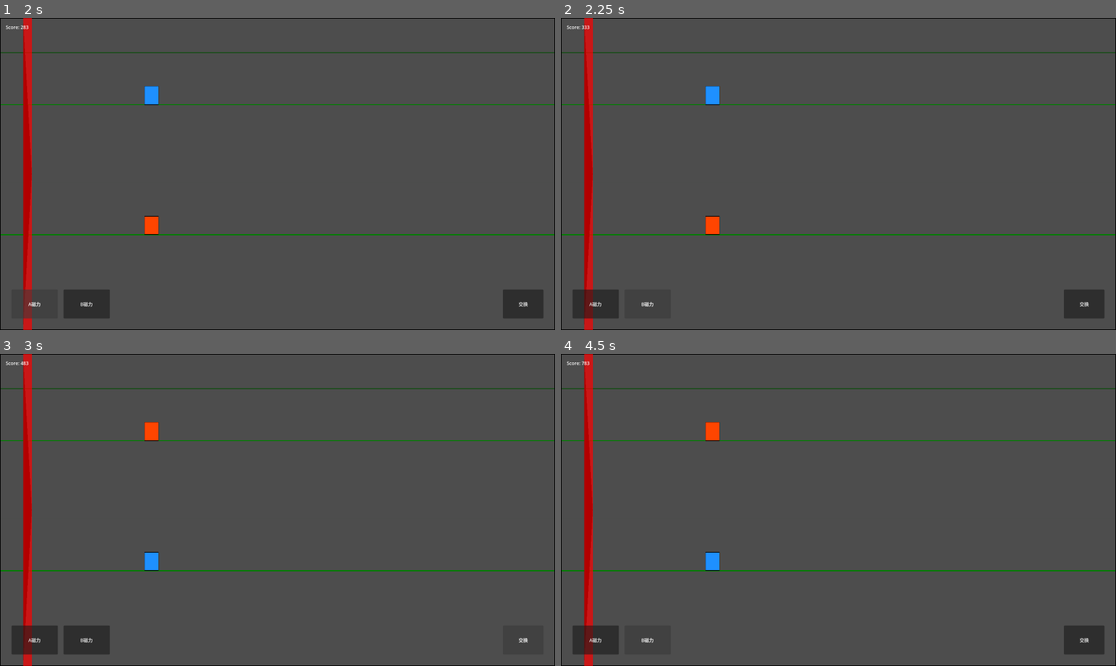
Above: before the commit, frames 1-4 (two rows, left to right).
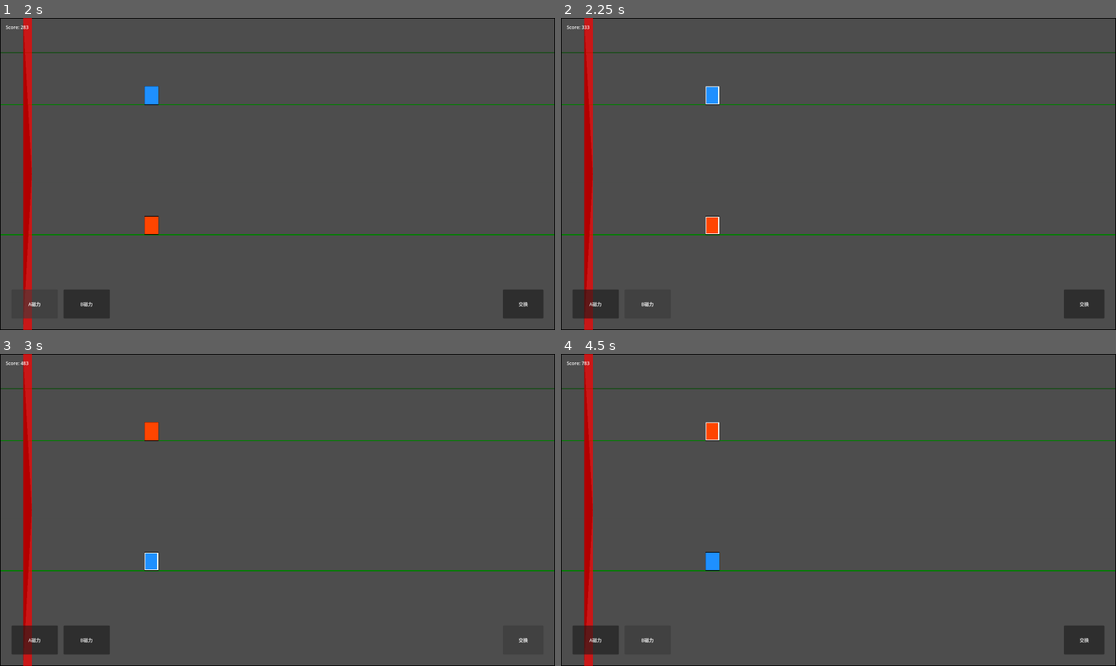
Above: after the commit, the same moments.

Repository: GeorgeMee/Magnetix
Game: Godot game, scene res://src/scenes/ui/start_menu.tscn
The game is run twice, just before and just after one commit, with the same random seed, the same clock (stepped at 60 frames per second) and the same inputs.
Inputs:
- Up to frame 1 (2 s): click "开始游戏" at 0.5 s; click "A磁力" at 1.25 s
- Up to frame 2 (2.25 s): click "B磁力" at 2 s
- Up to frame 3 (3 s): click "交换" at 2.75 s
- Up to frame 4 (4.5 s): click "A磁力" at 3.5 s; click "B磁力" at 4.25 s

Frame 1 is identical in both runs. In frame 2, less than 0.1% of the frame differs, in the area x 26-29%, y 21-70%; in frame 3, less than 0.1%; in frame 4, less than 0.1%.

Commit message:
Change magnetism to toggle mode + visual feedback

Diff:
--- a/src/scripts/game/character.gd
+++ b/src/scripts/game/character.gd
@@ -48,6 +48,8 @@
 	if current_surface == Surface.CEILING:
 		color = color.lightened(0.3)
 	draw_rect(Rect2(Vector2.ZERO, Vector2(CHAR_WIDTH, CHAR_HEIGHT)), color)
+	if magnetism_active:
+		draw_rect(Rect2(Vector2(2, 2), Vector2(CHAR_WIDTH - 4, CHAR_HEIGHT - 4)), Color.WHITE, false, 3.0)
 	draw_rect(Rect2(Vector2.ZERO, Vector2(CHAR_WIDTH, CHAR_HEIGHT)), Color.BLACK, false, 2.0)
 
 func _setup_lane_positions() -> void:
@@ -124,11 +126,8 @@
 		current_surface = Surface.FLOOR
 		physics_body.velocity.y = 0
 
-func activate_magnetism() -> void:
-	magnetism_active = true
-
-func deactivate_magnetism() -> void:
-	magnetism_active = false
+func toggle_magnetism() -> void:
+	magnetism_active = not magnetism_active
 
 func swap_lane() -> void:
 	lane = Lane.BOTTOM if lane == Lane.TOP else Lane.TOP
--- a/src/scripts/game/input_manager.gd
+++ b/src/scripts/game/input_manager.gd
@@ -1,14 +1,9 @@
 class_name InputManager
 extends Node
 
-signal magnetism_a_pressed
-signal magnetism_a_released
-signal magnetism_b_pressed
-signal magnetism_b_released
+signal magnetism_a_toggled
+signal magnetism_b_toggled
 signal swap_pressed
-
-var magnetism_a_held : bool = false
-var magnetism_b_held : bool = false
 
 func _ready() -> void:
 	set_process_input(true)
@@ -18,18 +13,10 @@
 		return
 
 	if event.is_action_pressed("magnetism_a"):
-		magnetism_a_held = true
-		magnetism_a_pressed.emit()
-	elif event.is_action_released("magnetism_a"):
-		magnetism_a_held = false
-		magnetism_a_released.emit()
+		magnetism_a_toggled.emit()
 
 	if event.is_action_pressed("magnetism_b"):
-		magnetism_b_held = true
-		magnetism_b_pressed.emit()
-	elif event.is_action_released("magnetism_b"):
-		magnetism_b_held = false
-		magnetism_b_released.emit()
+		magnetism_b_toggled.emit()
 
 	if event.is_action_pressed("swap"):
 		swap_pressed.emit()
--- a/src/scripts/game/main.gd
+++ b/src/scripts/game/main.gd
@@ -38,16 +38,12 @@
 	add_child(character_b)
 
 func _connect_input() -> void:
-	input_manager.magnetism_a_pressed.connect(character_a.activate_magnetism)
-	input_manager.magnetism_a_released.connect(character_a.deactivate_magnetism)
-	input_manager.magnetism_b_pressed.connect(character_b.activate_magnetism)
-	input_manager.magnetism_b_released.connect(character_b.deactivate_magnetism)
+	input_manager.magnetism_a_toggled.connect(character_a.toggle_magnetism)
+	input_manager.magnetism_b_toggled.connect(character_b.toggle_magnetism)
 	input_manager.swap_pressed.connect(_on_swap)
 
-	game_hud.magnetism_a_pressed.connect(character_a.activate_magnetism)
-	game_hud.magnetism_a_released.connect(character_a.deactivate_magnetism)
-	game_hud.magnetism_b_pressed.connect(character_b.activate_magnetism)
-	game_hud.magnetism_b_released.connect(character_b.deactivate_magnetism)
+	game_hud.magnetism_a_toggled.connect(character_a.toggle_magnetism)
+	game_hud.magnetism_b_toggled.connect(character_b.toggle_magnetism)
 	game_hud.swap_pressed.connect(_on_swap)
 
 func _on_swap() -> void:
--- a/src/scripts/ui/game_hud.gd
+++ b/src/scripts/ui/game_hud.gd
@@ -1,10 +1,8 @@
 class_name GameHUD
 extends CanvasLayer
 
-signal magnetism_a_pressed
-signal magnetism_a_released
-signal magnetism_b_pressed
-signal magnetism_b_released
+signal magnetism_a_toggled
+signal magnetism_b_toggled
 signal swap_pressed
 
 @onready var score_label : Label = %ScoreLabel
@@ -28,10 +26,8 @@
 			_show_game_over()
 
 func _setup_touch_buttons() -> void:
-	btn_magnet_a.button_down.connect(func(): magnetism_a_pressed.emit())
-	btn_magnet_a.button_up.connect(func(): magnetism_a_released.emit())
-	btn_magnet_b.button_down.connect(func(): magnetism_b_pressed.emit())
-	btn_magnet_b.button_up.connect(func(): magnetism_b_released.emit())
+	btn_magnet_a.pressed.connect(func(): magnetism_a_toggled.emit())
+	btn_magnet_b.pressed.connect(func(): magnetism_b_toggled.emit())
 	btn_swap.pressed.connect(func(): swap_pressed.emit())
 
 func _show_game_over() -> void:
